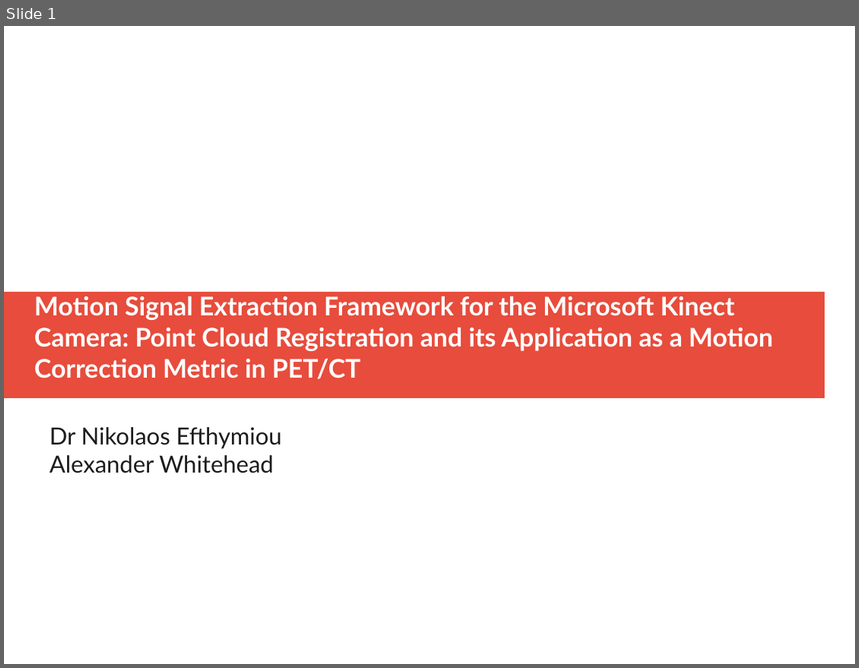
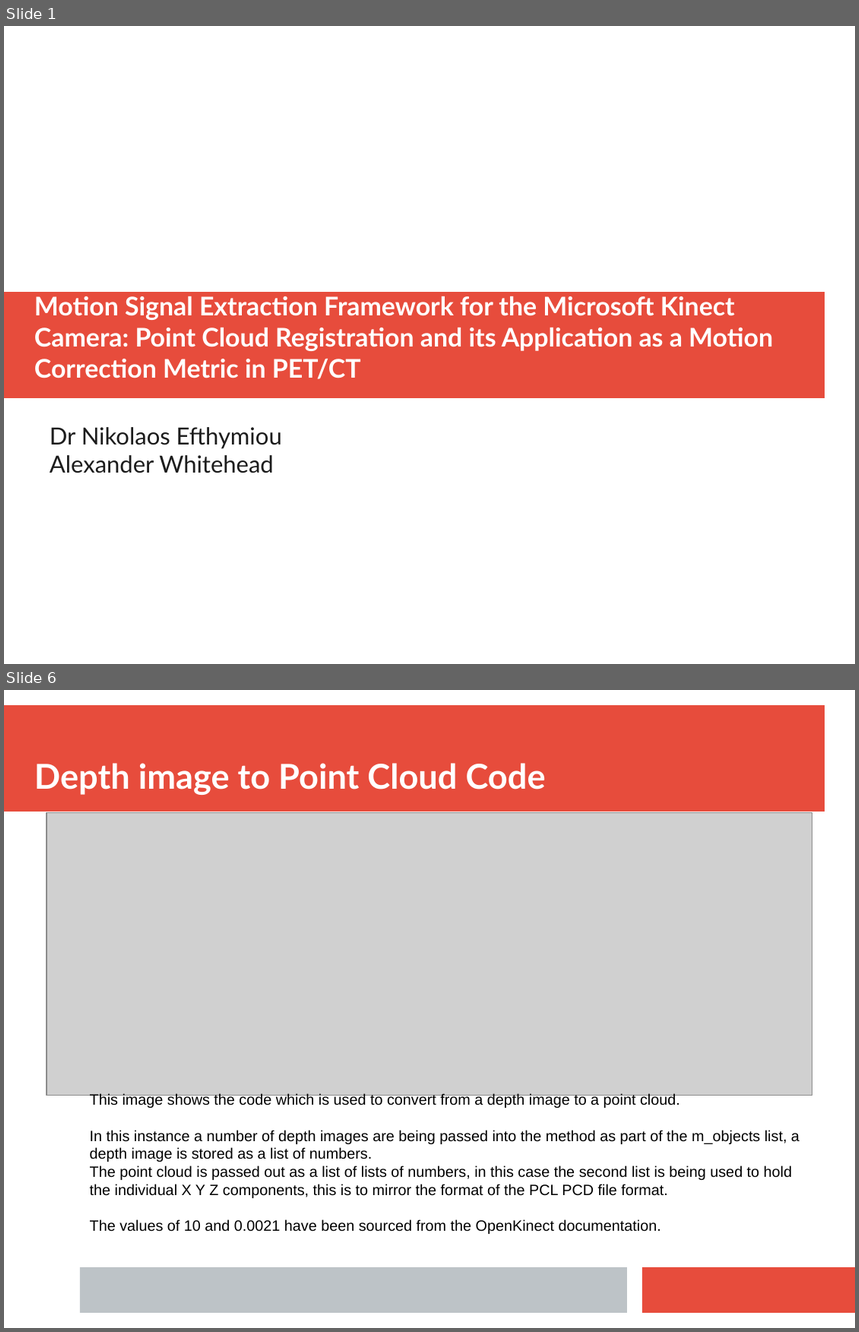
Before and after one commit to ALEXJAZZ008008/MSc-Dissertation, a slide deck: Report/Misc/Journal.pptx. Shown one above the other, each under a label of ours: slide 1 before the commit, slides 1 and 6 after it; the slides between them are not shown. The pictures are 859x668 and 859x1332 pixels, drawn with LibreOffice and Linux fonts; fonts in the diff are those of the drawing; grey boxes stand for pictures. Boxes give left, top, right and bottom in pixels: in the first picture for what was removed or moved away, otherwise in the second. Text is boxed around its words. In the diff, an @@ line names an element or a change of style, - is before the commit and + after.

Commit message:
actually started the final report, mostly formatting

```diff
--- a/Report/Misc/Journal.pptx
+++ b/Report/Misc/Journal.pptx
@@ slide 6 added at [4, 690, 855, 1328], background #FFFFFF @@
@@ rectangle added at [4, 705, 825, 812], fill #E74C3C @@
@@ text added at [34, 763, 546, 795], 32 pt, text #FFFFFF, bold @@
+Depth image to Point Cloud Code
@@ picture added at [47, 813, 813, 1096] @@
@@ text added at [90, 1094, 800, 1234], 14 pt, text #000000 @@
+This image shows the code which is used to convert from a depth image to a point cloud.
+In this instance a number of depth images are being passed into the method as part of the m_objects list, a depth image is stored as a list of numbers.
+The point cloud is passed out as a list of lists of numbers, in this case the second list is being used to hold the individual X Y Z components, this is to mirror the format of the PCL PCD file format.
+The values of 10 and 0.0021 have been sourced from the OpenKinect documentation.
@@ rectangle added at [80, 1268, 627, 1313], fill #BDC3C7 @@
@@ rectangle added at [643, 1268, 855, 1313], fill #E74C3C @@
```
Also in this commit, not shown: 2 slides changed, 7 other slides added, 1 slide removed, 8 other files.
